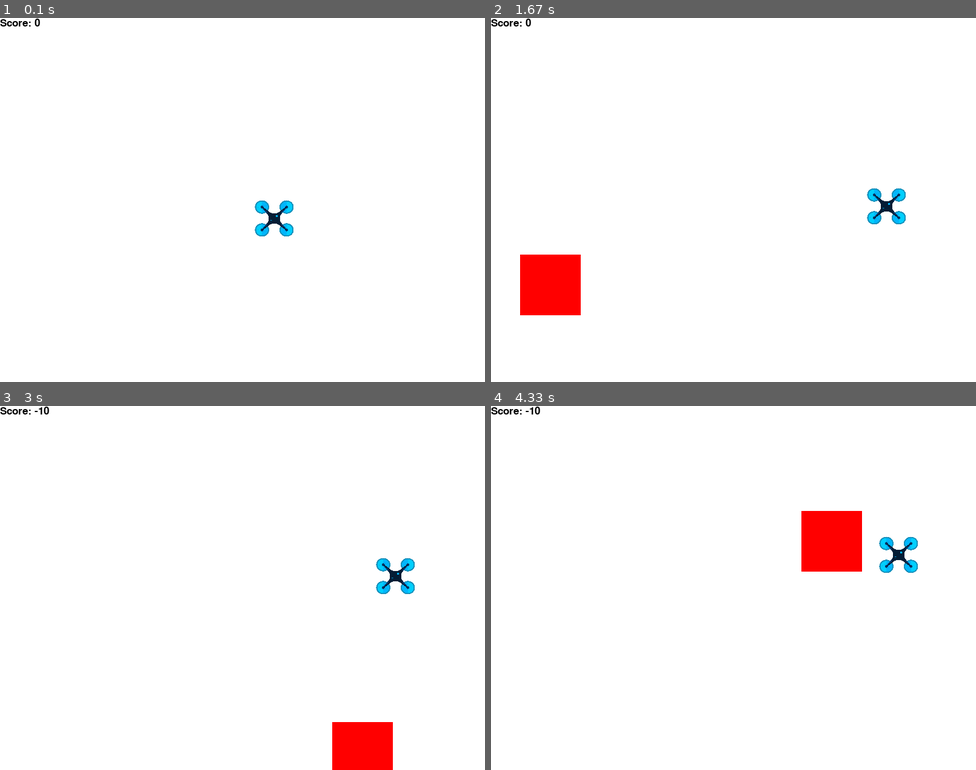
Above: before the commit, frames 1-4 (two rows, left to right).
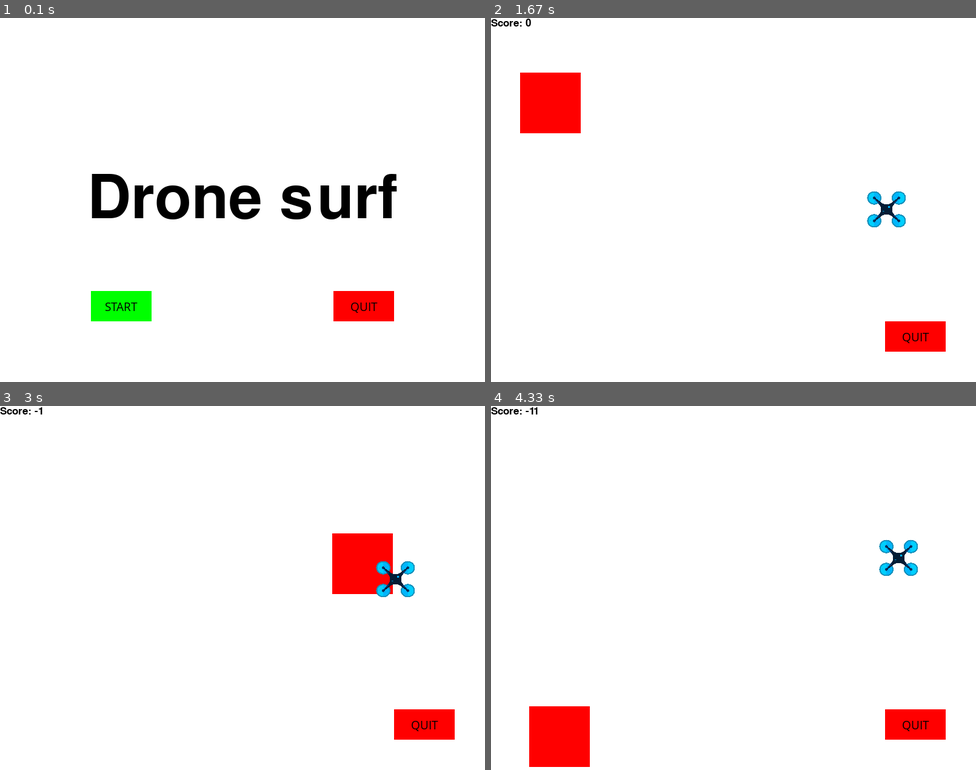
Above: after the commit, the same moments.

Repository: mantyni/Drone_Wars
Game: pygame game, started from game.py
The game is run twice, just before and just after one commit, with the same random seed, the same clock (stepped at 60 frames per second) and the same inputs.
Inputs (mouse positions are in pixels of both pictures, inside the frame that each line leads up to):
- Up to frame 1 (0.1 s): no input
- Up to frame 2 (1.67 s): click (612, 305) at 0.42 s, where only the run after the commit has a clickable "START"; tap Shift at 0.67 s; hold Up from 1.5 s (still down)
- Up to frame 3 (3 s): release Up at 1.97 s; hold Right 2-2.47 s; hold Left from 2.5 s (still down)
- Up to frame 4 (4.33 s): release Left at 3.03 s; hold Left 3.07-3.37 s; hold Left 3.4-3.8 s; hold Up 3.83-4.2 s; hold Right from 4.23 s (still down)

The runs differ from the first frame. In frame 1, 5.7% of the frame differs, in the area x 0-82%, y 0-84%; in frame 2, 5.6%; in frame 3, 4.9%; in frame 4, 5.6%.

Commit message:
added button to game screen

Diff:
--- a/game.py
+++ b/game.py
@@ -184,6 +184,7 @@
         #my_drone.move_left_big()
 
         gameDisplay.fill(white)
+        button("QUIT",650,500,100,50,red,dark_red,quit)
 
         things(thing_startx, thing_starty, thing_width, thing_height, red)
         thing_starty += thing_speed
@@ -229,7 +230,8 @@
 
 
 
-#game_intro()
+game_intro()
 game_loop()
+#TODO: send to the main menu instead of quiting the game when in game loop
 pygame.quit()
 quit()
Not shown, changed: agent.pyc
Not shown, changed: coded_policy.pyc
